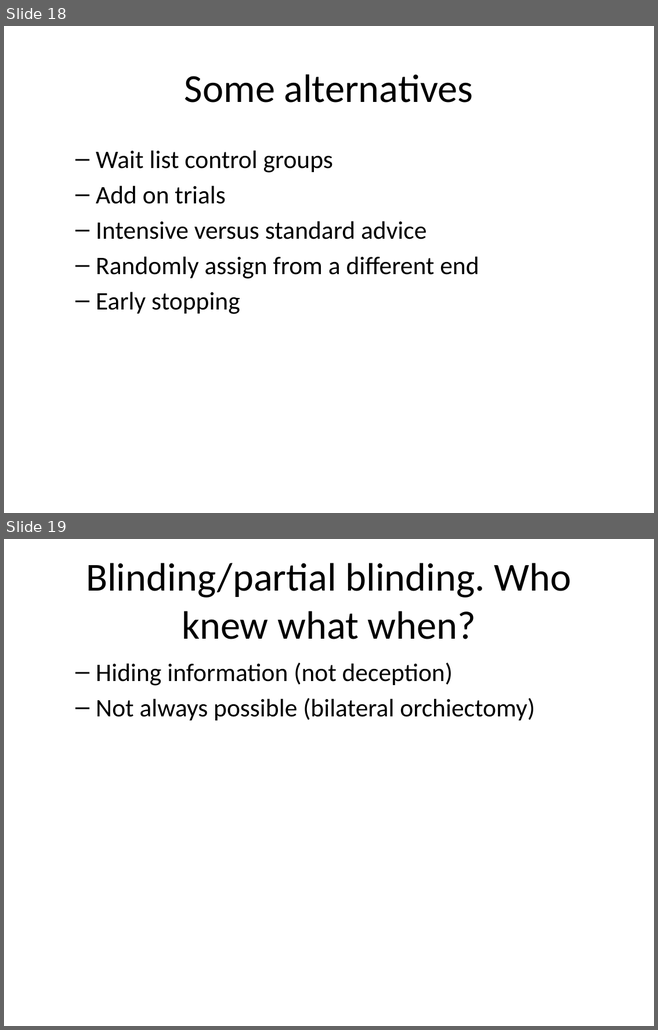
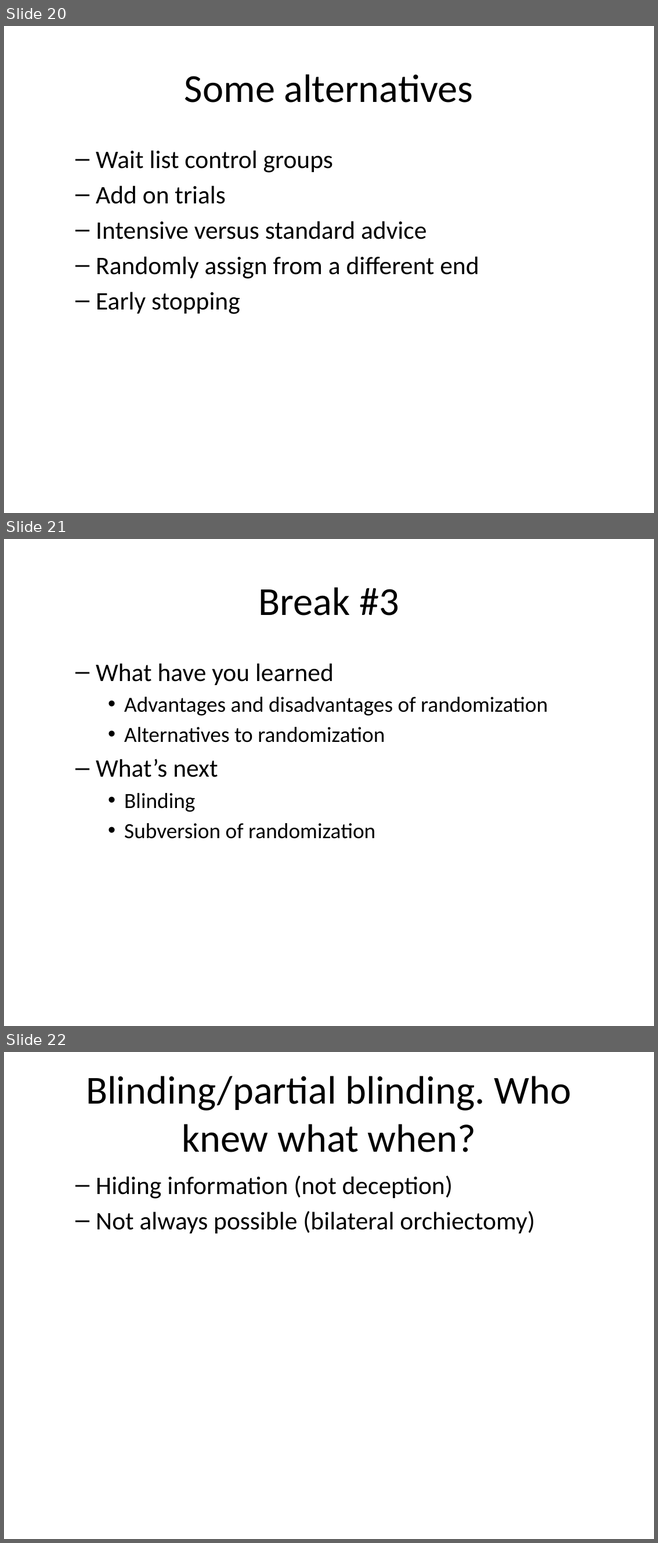
Before and after one commit to pmean/classes, a slide deck: clinical-research-methodology/results/video04-randomized-trials.pptx. Shown one above the other, each under a label of ours: slides 18 and 19 before the commit, slides 20, 21 and 22 after it. The pictures are 658x1030 and 658x1543 pixels, drawn with LibreOffice and Linux fonts; fonts in the diff are those of the drawing. Boxes give left, top, right and bottom in pixels: in the first picture for what was removed or moved away, otherwise in the second. Text is boxed around its words. In the diff, an @@ line names an element or a change of style, - is before the commit and + after.

```diff
--- a/clinical-research-methodology/results/video04-randomized-trials.pptx
+++ b/clinical-research-methodology/results/video04-randomized-trials.pptx
@@ slide 21 added at [4,539,654,1026], background #FFFFFF @@
@@ title added at [259,587,399,616], 44 pt, text #000000 @@
+Break #3
@@ text added at [96,663,547,839], 24 pt, text #000000 @@
+  – What have you learned
+    • Advantages and disadvantages of randomization
+    • Alternatives to randomization
+  – What’s next
+    • Blinding
+    • Subversion of randomization
@@ what was slide 18 is now slide 20 @@
@@ what was slide 19 is now slide 22 @@
```
Also in this commit, not shown: 1 slide changed, 4 other slides added, 8 other files.
